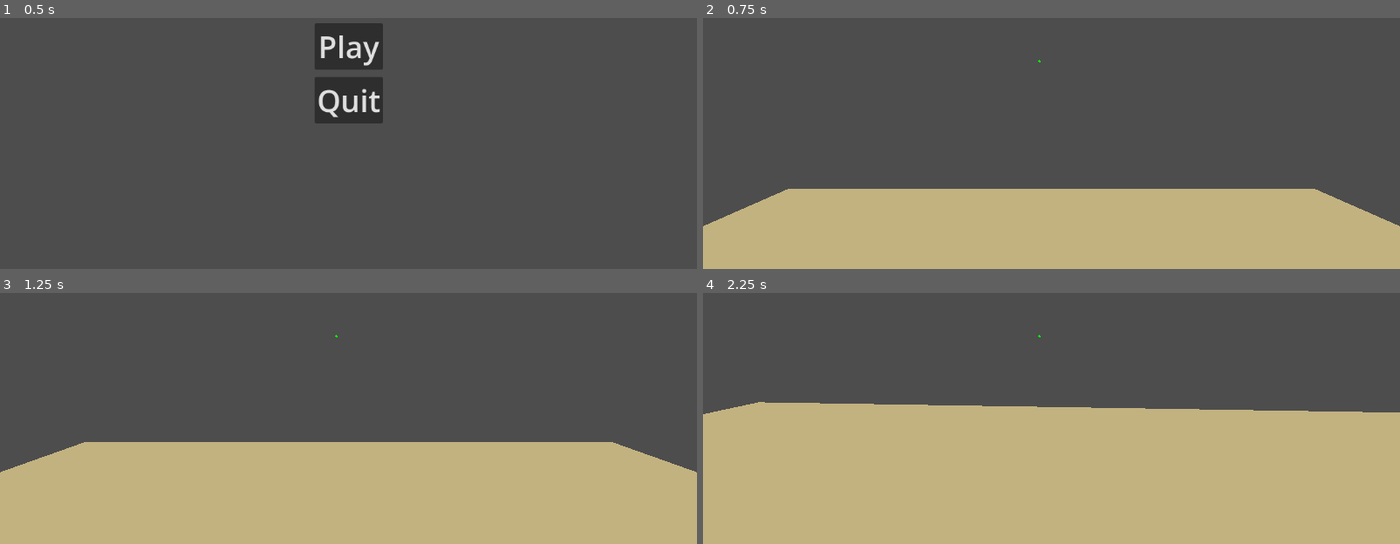
Above: before the commit, frames 1-4 (two rows, left to right).
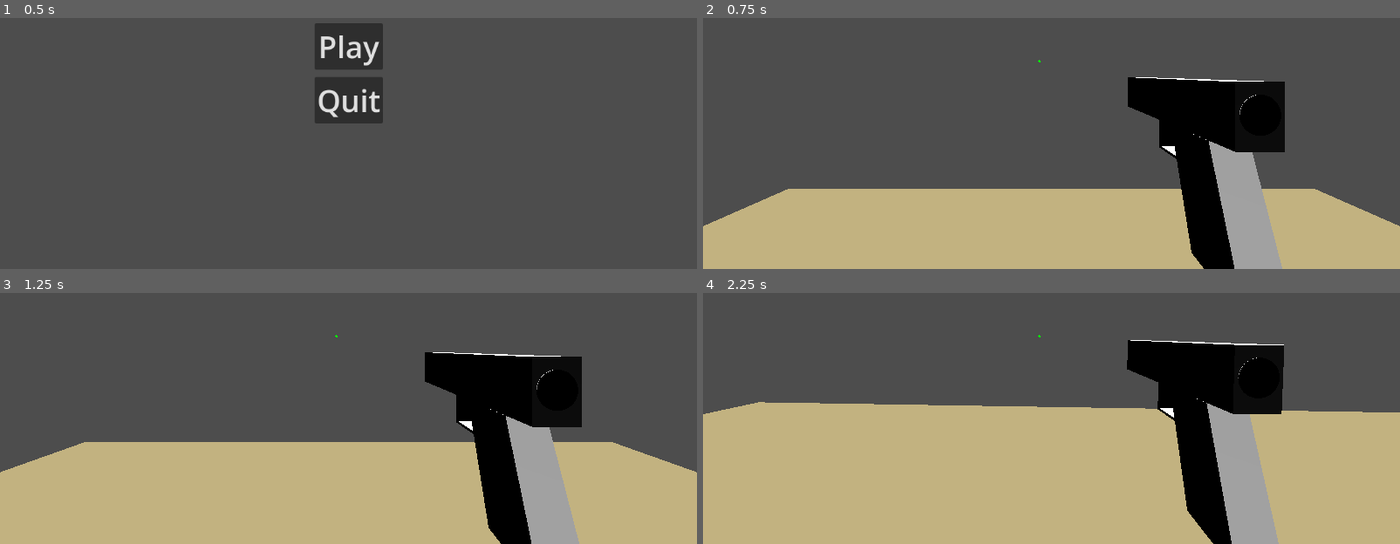
Above: after the commit, the same moments.

Repository: GazizVR/special-shot
Game: Godot game, scene res://scenes/menu.tscn
Two runs of this game, one before a commit and one after it. Both use one fixed random seed, a clock stepped at 60 frames per second and the inputs below.
Inputs (mouse positions are in pixels of both pictures, inside the frame that each line leads up to):
- Up to frame 1 (0.5 s): no input
- Up to frame 2 (0.75 s): click "Play" at 0.5 s
- Up to frame 3 (1.25 s): no input
- Up to frame 4 (2.25 s): move the mouse to (1086, 345) at 1.27 s; press the mouse at (1086, 345) at 1.28 s; hold W (walk_forward) from 1.28 s (still down); move the mouse to (1016, 350) at 2.02 s; release the mouse at (1016, 350) at 2.03 s; click (1016, 350) at 2.1 s

Frame 1 is identical in both runs. In frame 2, 11% of the frame differs, in the area x 60-84%, y 23-100%; in frame 3, 11%; in frame 4, 12%, in the area x 60-84%, y 18-100%.

Commit message:
glock: моделька и исопользование в game scene

Diff:
--- a/project.godot
+++ b/project.godot
@@ -42,6 +42,11 @@
 "events": [Object(InputEventKey,"resource_local_to_scene":false,"resource_name":"","device":-1,"window_id":0,"alt_press …(192 unchanged characters)…
 ]
 }
+shot={
+"deadzone": 0.5,
+"events": [Object(InputEventMouseButton,"resource_local_to_scene":false,"resource_name":"","device":-1,"window_id":0,"alt_pressed":false,"shift_pressed":false,"ctrl_pressed":false,"meta_pressed":false,"button_mask":1,"position":Vector2(292, 27),"global_position":Vector2(306, 100),"factor":1.0,"button_index":1,"canceled":false,"pressed":true,"double_click":false,"script":null)
+]
+}
 
 [physics]
 
--- a/scenes/game.tscn
+++ b/scenes/game.tscn
@@ -1,5 +1,6 @@
 [gd_scene format=3 uid="uid://dehmeu5kji8hw"]
 
+[ext_resource type="Script" uid="uid://jj53ghke28ne" path="res://scripts/game.gd" id="1_lbhrr"]
 [ext_resource type="PackedScene" uid="uid://b8oxkj8oidru1" path="res://scenes/player.tscn" id="1_uwrxv"]
 [ext_resource type="Script" uid="uid://c361cv3uh8km8" path="res://scripts/pause.gd" id="2_yqjtg"]
 [ext_resource type="Script" uid="uid://cjlj2lm1xcx6a" path="res://scripts/aim.gd" id="3_lnu2h"]
@@ -13,6 +14,7 @@
 albedo_color = Color(0.7607843, 0.69803923, 0.5019608, 1)
 
 [node name="game" type="Node3D" unique_id=731612117]
+script = ExtResource("1_lbhrr")
 
 [node name="floor" type="StaticBody3D" parent="." unique_id=1039886930]
 transform = Transform3D(10, 0, 0, 0, 1, 0, 0, 0, 10, 0, 0.5, 0)
--- /dev/null
+++ b/scenes/glock.tscn
@@ -0,0 +1,10 @@
+[gd_scene format=3 uid="uid://dfgm1lnq7yylj"]
+
+[ext_resource type="Script" uid="uid://dtdt2yixti8f2" path="res://scripts/glock.gd" id="1_bwknr"]
+[ext_resource type="PackedScene" uid="uid://cwlrr02m4xifr" path="res://models/Glock.glb" id="1_iy1he"]
+
+[node name="glock" type="Node3D" unique_id=1689518192]
+script = ExtResource("1_bwknr")
+
+[node name="Model" parent="." unique_id=424071149 instance=ExtResource("1_iy1he")]
+transform = Transform3D(-4.371139e-08, 0, -1, 0, 1, 0, 1, 0, -4.371139e-08, 0, 0, 0)
--- a/scenes/player.tscn
+++ b/scenes/player.tscn
@@ -6,14 +6,18 @@
 [sub_resource type="SphereShape3D" id="SphereShape3D_u8vuu"]
 
 [node name="Player" type="CharacterBody3D" unique_id=457187399]
+transform = Transform3D(-1, 0, -8.742278e-08, 0, 1, 0, 8.742278e-08, 0, -1, 0, 0, 0)
 script = ExtResource("1_g2els")
 
-[node name="body" type="CollisionShape3D" parent="." unique_id=898352365]
+[node name="Body" type="CollisionShape3D" parent="." unique_id=898352365]
 transform = Transform3D(1, 0, 0, 0, 1, 0, 0, 0, 1, 0, 0.777, 0)
 shape = SubResource("SphereShape3D_u8vuu")
 
-[node name="model" parent="." unique_id=1634859597 instance=ExtResource("1_3vyb7")]
+[node name="Model" parent="." unique_id=1634859597 instance=ExtResource("1_3vyb7")]
 transform = Transform3D(0.24999884, -0.0007619756, -5.505447e-05, 0.0007619927, 0.24999882, 7.801651e-05, 5.4816886e-05, -7.818362e-05, 0.24999999, -0.000119924545, 0.26299995, -0.004170954)
 
 [node name="Camera" type="Camera3D" parent="." unique_id=810746517]
 transform = Transform3D(-1, 0, -8.742278e-08, 0, 1, 0, 8.742278e-08, 0, -1, 0, 1.335, 0.16)
+
+[node name="Hand" type="Node3D" parent="." unique_id=265009307]
+transform = Transform3D(1, 0, 0, 0, 1, 0, 0, 0, 1, -0.5, 1, 1)
--- /dev/null
+++ b/scripts/game.gd
@@ -0,0 +1,6 @@
+extends Node3D
+
+func _ready() -> void:
+	var gun_scene = preload("res://scenes/glock.tscn")
+	var gun_node = gun_scene.instantiate()
+	$Player/Hand.add_child(gun_node)
--- /dev/null
+++ b/scripts/glock.gd
@@ -0,0 +1,5 @@
+extends Node3D
+
+func _physics_process(delta: float) -> void:
+	if Input.is_action_pressed("shot"):
+		print("shot!")
Not shown, added: scripts/game.gd.uid
Not shown, added: scripts/glock.gd.uid
